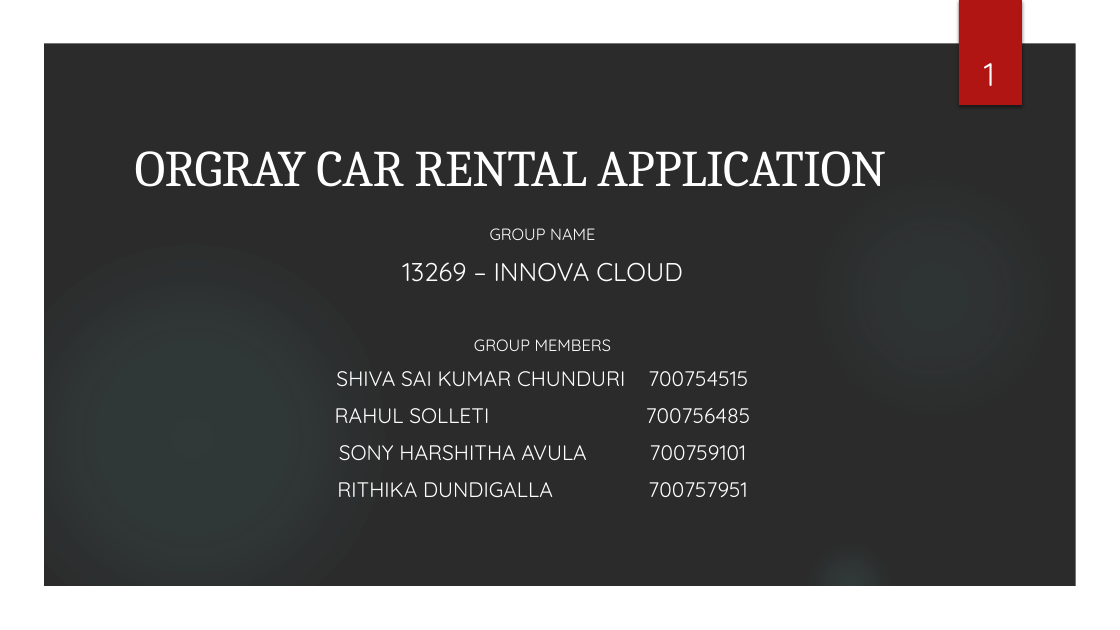
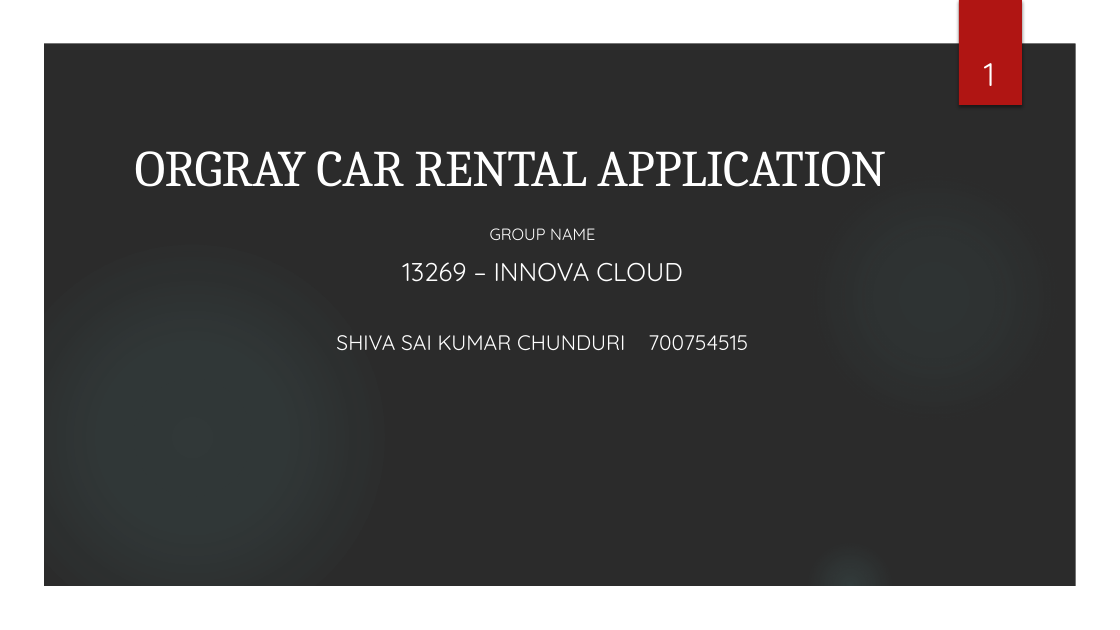
Before and after one commit to shivasai1502/orgray-car-rentals, a slide deck: slide 1 of Orgray Car Rental Application PPT- Team Innova cloud.pptx. Drawn at 1120x630 pixels with LibreOffice and Linux fonts; fonts in the diff are those of the drawing; background and template pictures are left out; a plain dark background stands for a picture behind light text. Boxes give left, top, right and bottom in pixels: in the first picture for what was removed or moved away, otherwise in the second. Text is boxed around its words. In the diff, an @@ line names an element or a change of style, - is before the commit and + after.

Commit message:
car Rental Application 1

```diff
--- a/Orgray Car Rental Application PPT- Team Innova cloud.pptx
+++ b/Orgray Car Rental Application PPT- Team Innova cloud.pptx
@@ subtitle at (474, 339, 611, 351): paragraph removed @@
-GROUP MEMBERS
@@ subtitle at (335, 408, 751, 497): paragraphs removed @@
-RAHUL SOLLETI 700756485
-SONY HARSHITHA AVULA 700759101
-RITHIKA DUNDIGALLA 700757951
```
Also in this commit, not shown: 1 other file.
